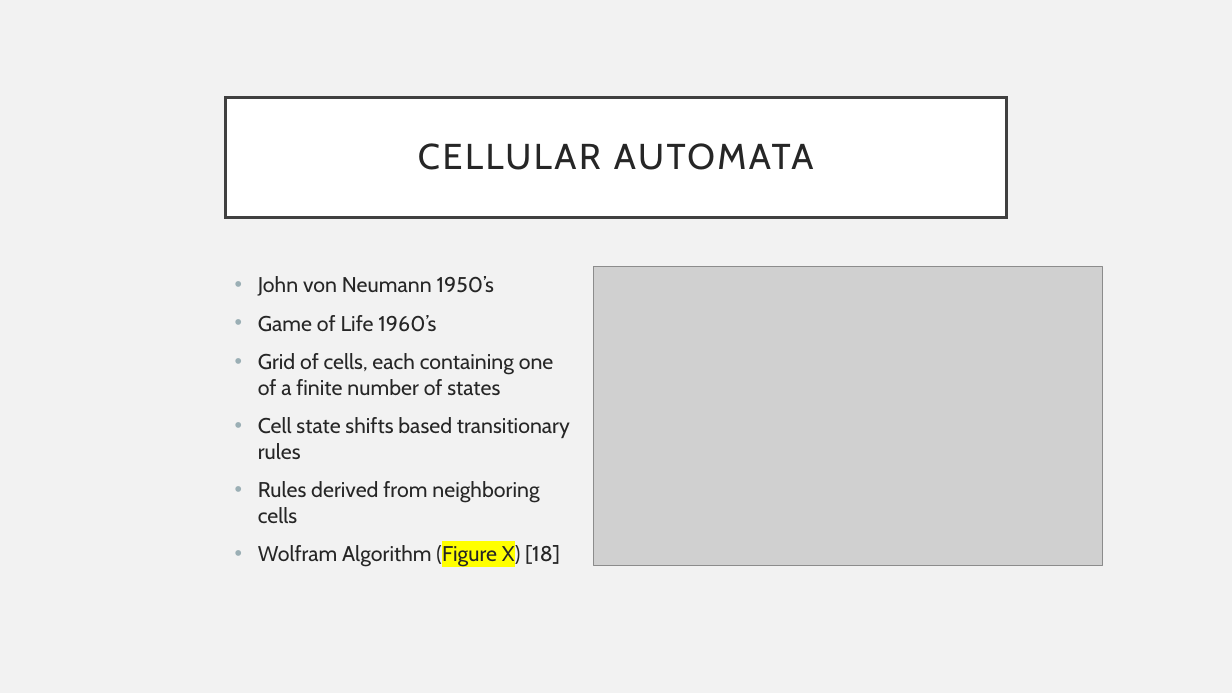
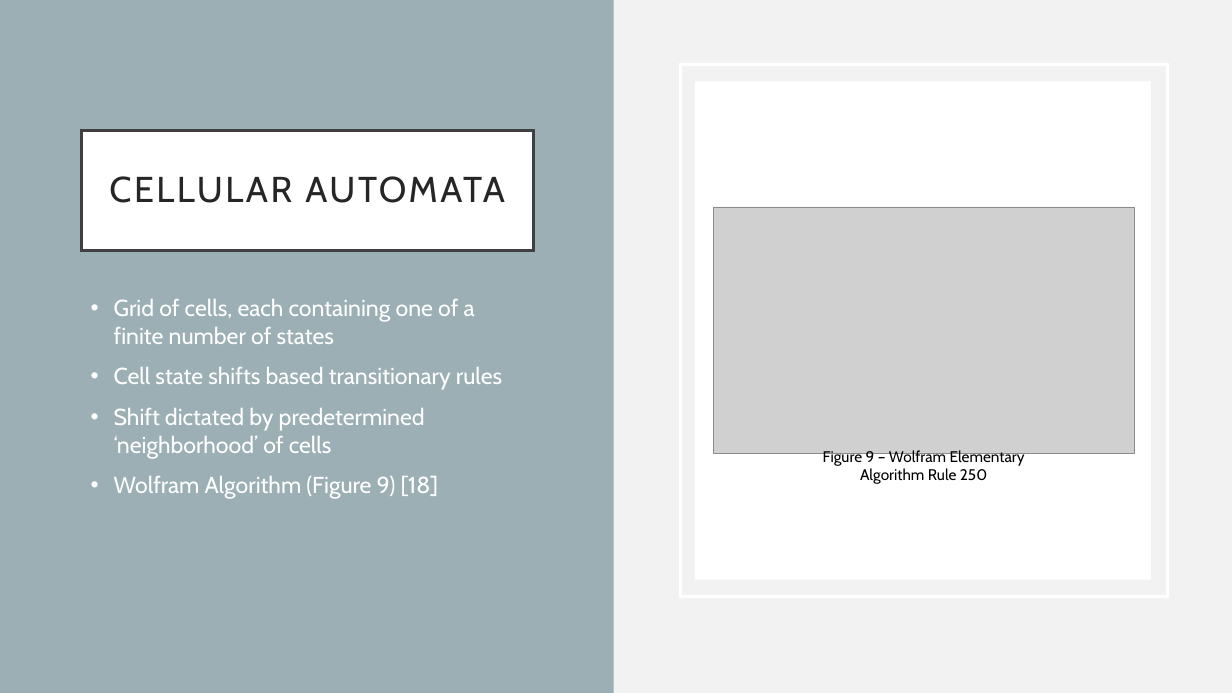
Before and after one commit to rstrelow001/CSCI-UR-Music-Composition, a slide deck: slide 16 of Presentations/MICS Presentation 1.0.pptx (slide 21 before the commit). Drawn at 1232x693 pixels with LibreOffice and Linux fonts; fonts in the diff are those of the drawing; grey boxes stand for pictures. Boxes give left, top, right and bottom in pixels: in the first picture for what was removed or moved away, otherwise in the second. Text is boxed around its words. In the diff, an @@ line names an element or a change of style, - is before the commit and + after.

```diff
--- a/Presentations/MICS Presentation 1.0.pptx
+++ b/Presentations/MICS Presentation 1.0.pptx
@@ rectangle added at (0,0,614,693), fill #9BAFB5 @@
@@ rectangle added at (680,65,1167,596), outline #FFFFFF 2.5 pt @@
@@ rectangle added at (695,81,1151,579), fill #FFFFFF @@
@@ title "CELLULAR AUTOMATA": place and size @@
-title "CELLULAR AUTOMATA" at (226,97,1006,217)
+title "CELLULAR AUTOMATA" at (81,130,533,250)
@@ picture: place and size @@
-picture at (593,266,1103,566)
+picture at (714,207,1135,454)
@@ text "Grid of cells, each containing ...": place and size @@
-text "Grid of cells, each containing ..." at (258,276,570,567)
+text "Grid of cells, each containing ..." at (114,299,502,499)
@@ text at (114,299,502,390): size 16.6 to 18 pt, text colour #262626 to #FFFFFF in "Grid of cells, each containing one of ...", "Cell state shifts based transitionary rules"; bullet colour #9BAFB5 to #FFFFFF @@
@@ text at (258,276,494,332): paragraphs removed @@
-• John von Neumann 1950’s
-• Game of Life 1960’s
@@ text at (114,408,438,499): text changed; size 16.6 to 18 pt; text colour #262626 to #FFFFFF @@
-• Rules derived from neighboring cells
-• Wolfram Algorithm (Figure X) [18]
+• Shift dictated by predetermined ‘neighborhood’ of cells
+• Wolfram Algorithm (Figure 9) [18]
@@ text added at (823,450,1025,484), 12 pt, text #000000 @@
+Figure 9 – Wolfram Elementary Algorithm Rule 250
```
Also in this commit, not shown: 14 other slides changed, 5 slides added, 10 slides removed, 32 other files.
